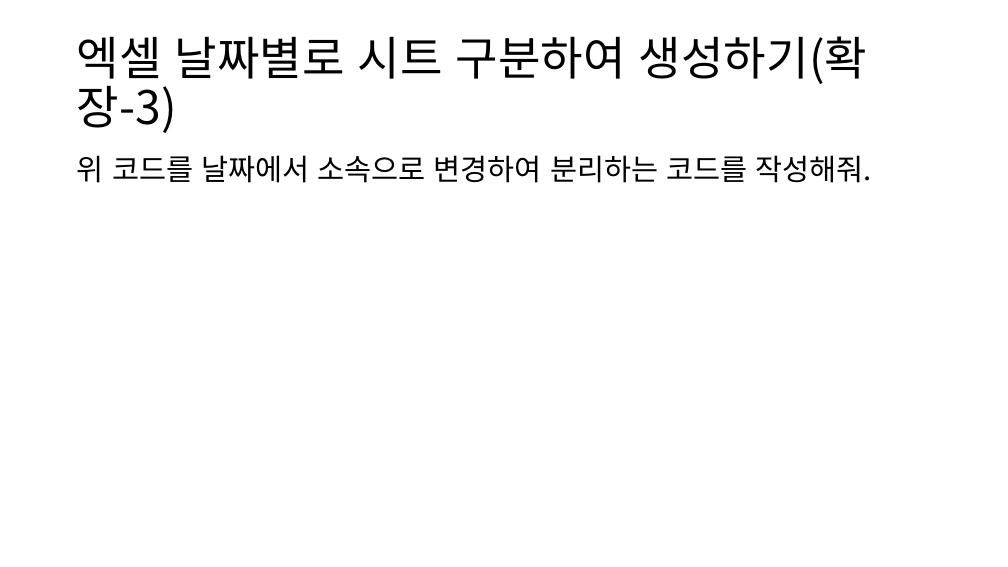
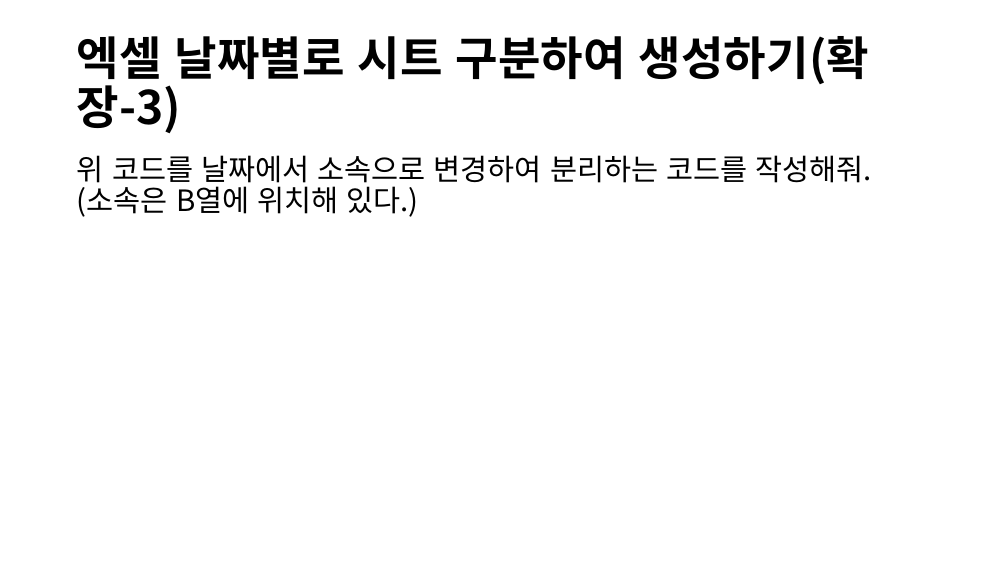
Before and after one commit to lolsaless/Python, a slide deck: slide 35 of 프롬프트 시연.pptx (slide 36 before the commit). Drawn at 1008x567 pixels with LibreOffice and Linux fonts; fonts in the diff are those of the drawing. Boxes give left, top, right and bottom in pixels: in the first picture for what was removed or moved away, otherwise in the second. Text is boxed around its words. In the diff, an @@ line names an element or a change of style, - is before the commit and + after.

```diff
--- a/프롬프트 시연.pptx
+++ b/프롬프트 시연.pptx
@@ title "엑셀 날짜별로 시트 구분하여 생성하기(확장-3)" at (x1=77, y1=36, x2=870, y2=133): bold on @@
@@ text at (x1=77, y1=155, x2=872, y2=217): text changed @@
-위 코드를 날짜에서 소속으로 변경하여 분리하는 코드를 작성해줘.
+위 코드를 날짜에서 소속으로 변경하여 분리하는 코드를 작성해줘.(소속은 B열에 위치해 있다.)
```
Also in this commit, not shown: 22 other slides changed, 1 slide removed, 18 other files.
